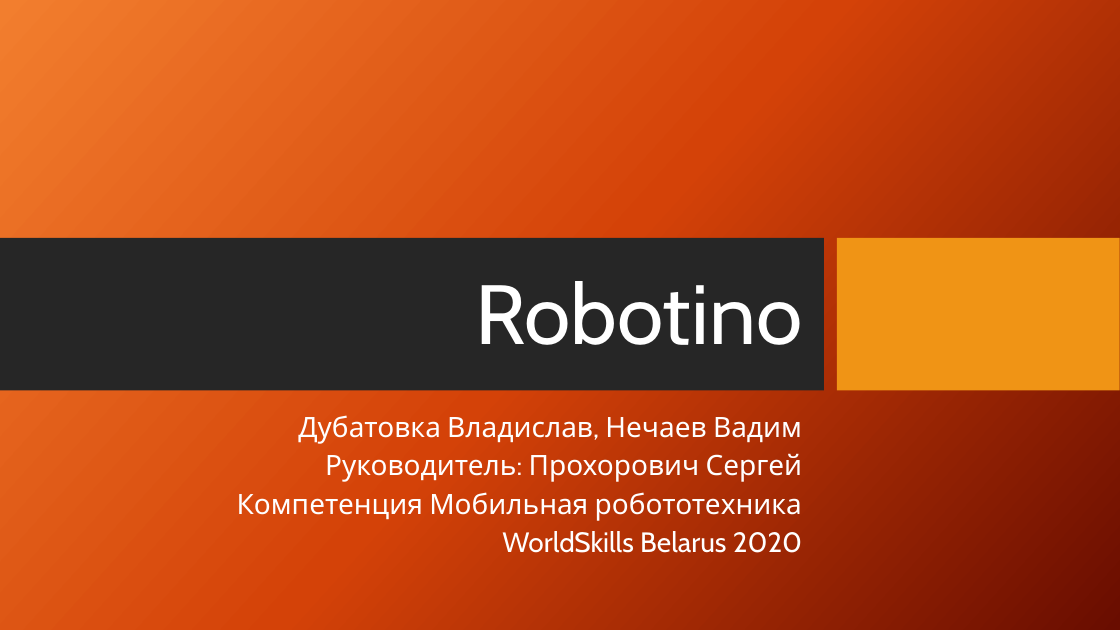
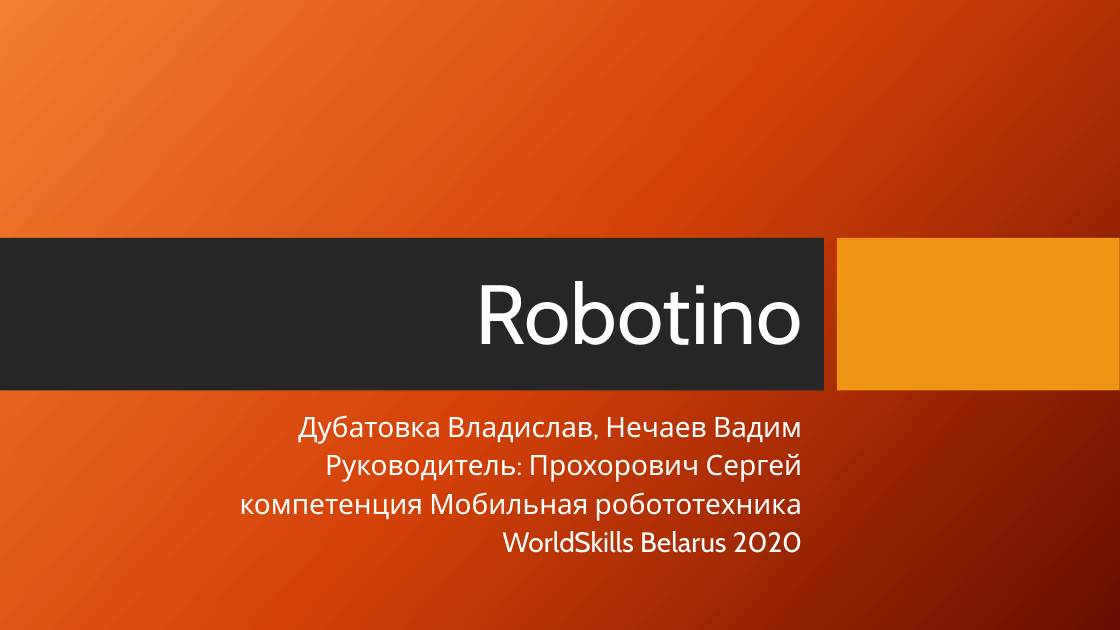
Before and after one commit to vladubase/WorldSkillsBelarus2020, a slide deck: slide 1 of Presentation/Презентация проектных решений.pptx. Drawn at 1120x630 pixels with LibreOffice and Linux fonts; fonts in the diff are those of the drawing; background and template pictures are left out. Boxes give left, top, right and bottom in pixels: in the first picture for what was removed or moved away, otherwise in the second. Text is boxed around its words. In the diff, an @@ line names an element or a change of style, - is before the commit and + after.

```diff
--- a/Presentation/Презентация проектных решений.pptx
+++ b/Presentation/Презентация проектных решений.pptx
@@ subtitle at <box>240,492,802,521</box>: text changed @@
-Компетенция Мобильная робототехника
+компетенция Мобильная робототехника
```
Also in this commit, not shown: 2 other slides changed, 1 slide added, 1 other file.
